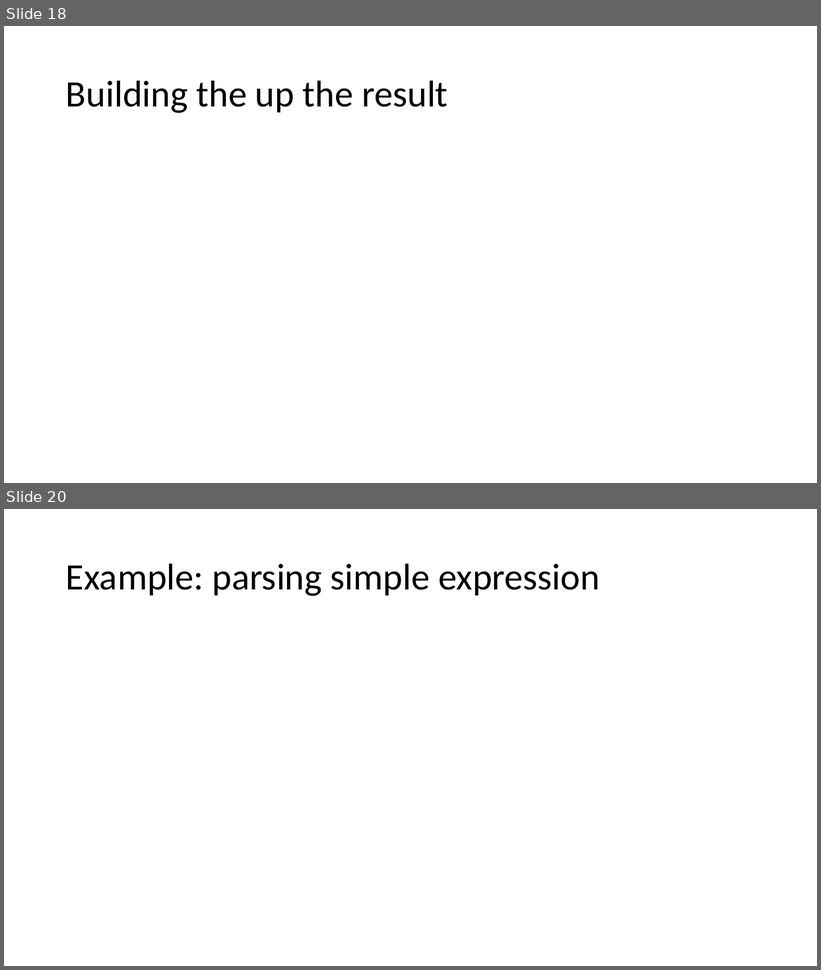
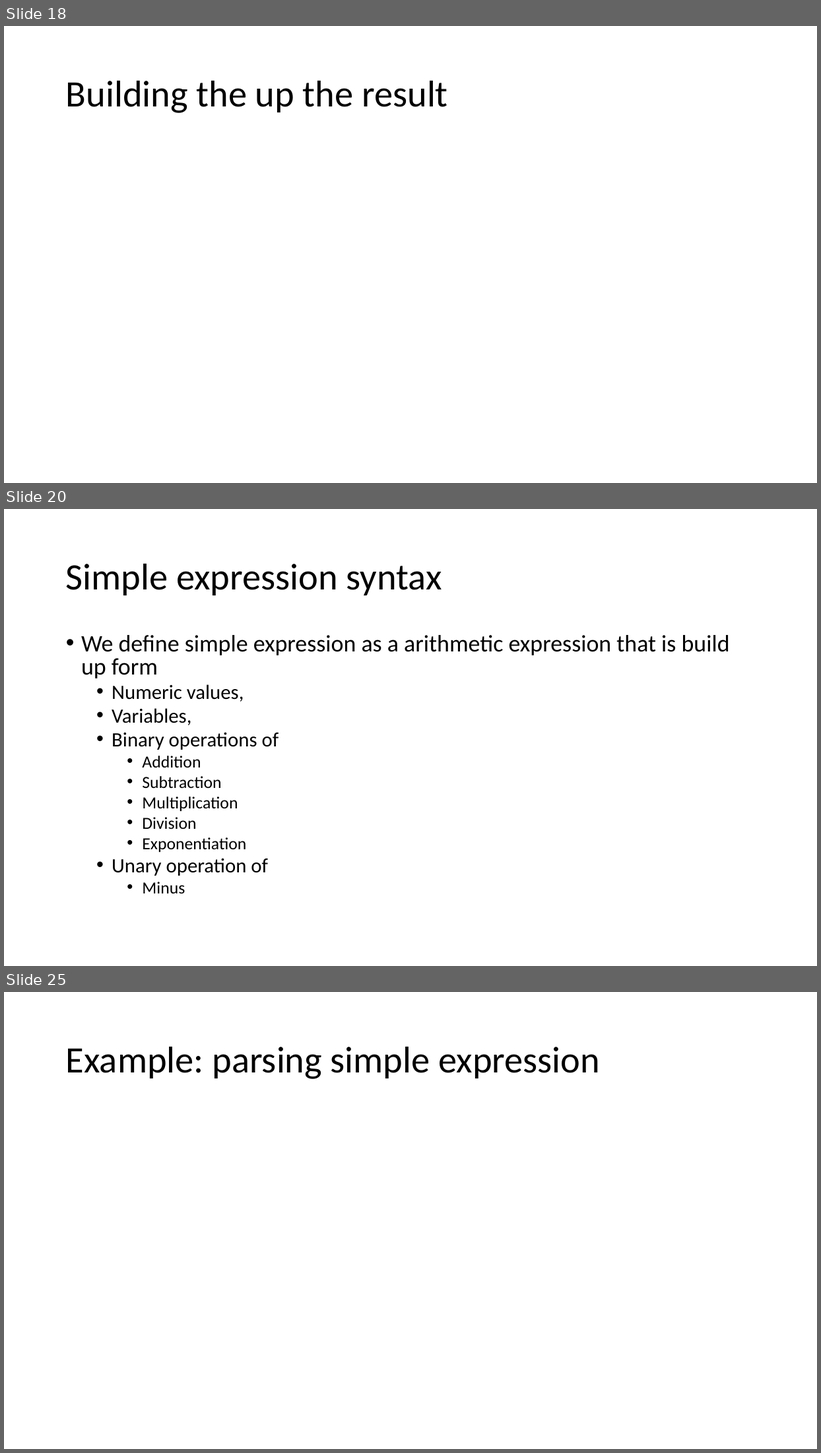
Before and after one commit to atiboros/PracticalFParsec, a slide deck: Slides/Practical FParsec V2.pptx. Shown one above the other, each under a label of ours: slides 18 and 20 before the commit, slides 18, 20 and 25 after it; the slides between them are not shown. The pictures are 821x970 and 821x1453 pixels, drawn with LibreOffice and Linux fonts; fonts in the diff are those of the drawing. Boxes give left, top, right and bottom in pixels: in the first picture for what was removed or moved away, otherwise in the second. Text is boxed around its words. In the diff, an @@ line names an element or a change of style, - is before the commit and + after.

Commit message:
Simple expression parser BNF

```diff
--- a/Slides/Practical FParsec V2.pptx
+++ b/Slides/Practical FParsec V2.pptx
@@ slide 20 added at (4, 509, 817, 966), background #FFFFFF @@
@@ title added at (66, 563, 442, 595), 44 pt, text #000000 @@
+Simple expression syntax
@@ text added at (81, 635, 730, 894), 28 pt, text #000000 @@
+• We define simple expression as a arithmetic expression that is build up form
+  • Numeric values,
+  • Variables,
+  • Binary operations of
+    • Addition
+    • Subtraction
+    • Multiplication
+    • Division
+    • Exponentiation
+  • Unary operation of
+    • Minus
@@ what was slide 20 is now slide 25 @@
```
Also in this commit, not shown: 2 slides changed, 4 other slides added, 2 other files.
